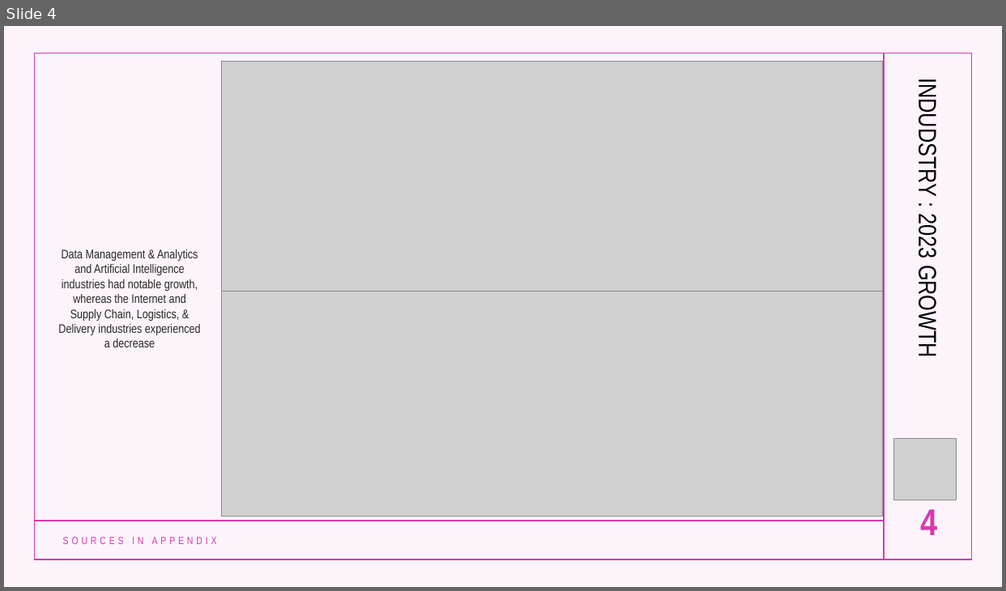
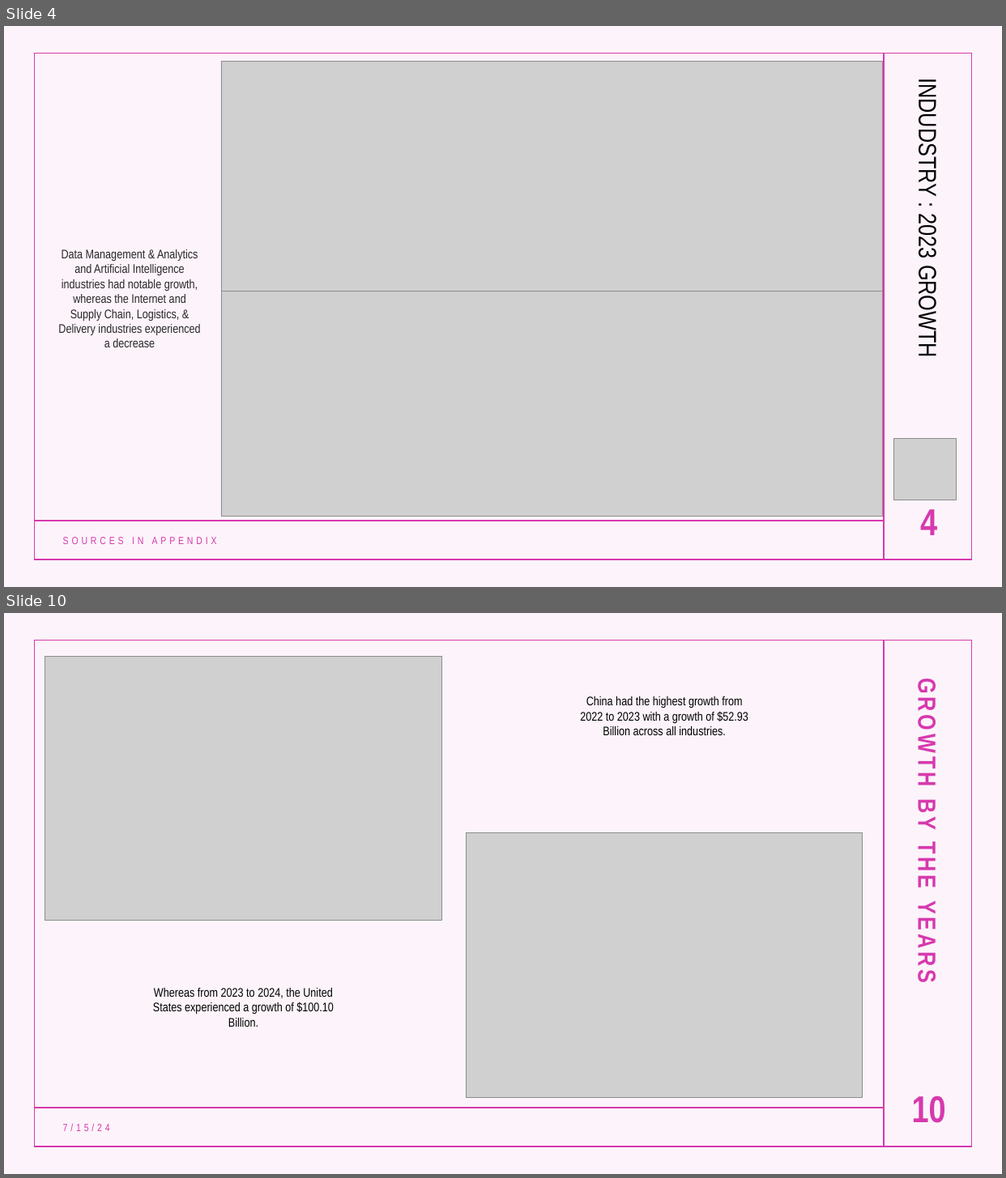
Before and after one commit to lanahuyen/Group_Project_1, a slide deck: Presentation/Presentation_Group 7.pptx. Shown one above the other, each under a label of ours: slide 4 before the commit, slides 4 and 10 after it; the slides between them are not shown. The pictures are 1006x591 and 1006x1178 pixels, drawn with LibreOffice and Linux fonts; fonts in the diff are those of the drawing; grey boxes stand for pictures. Boxes give left, top, right and bottom in pixels: in the first picture for what was removed or moved away, otherwise in the second. Text is boxed around its words. In the diff, an @@ line names an element or a change of style, - is before the commit and + after.

```diff
--- a/Presentation/Presentation_Group 7.pptx
+++ b/Presentation/Presentation_Group 7.pptx
@@ slide 10 added at <box>4,613,1002,1174</box>, background #FFFFFF; not listed: 4 template elements that a slide beside it also shows @@
@@ picture added at <box>45,657,442,921</box> @@
@@ text added at <box>580,696,748,735</box>, 12 pt, text #000000 @@
+China had the highest growth from 2022 to 2023 with a growth of $52.93 Billion across all industries.
@@ text added at <box>913,688,941,981</box>, 24 pt, text #D739AE, bold @@
+GROWTH BY THE YEARS
@@ picture added at <box>466,833,863,1097</box> @@
@@ text added at <box>153,988,334,1027</box>, 12 pt, text #000000 @@
+Whereas from 2023 to 2024, the United States experienced a growth of $100.10 Billion.
@@ page number added at <box>912,1096,946,1123</box>, 36 pt, text #D739AE, bold @@
+10
@@ text added at <box>63,1124,110,1131</box>, 10 pt, text #D739AE @@
+7/15/24
```
Also in this commit, not shown: 1 slide changed, 11 other slides added, 3 other files.
